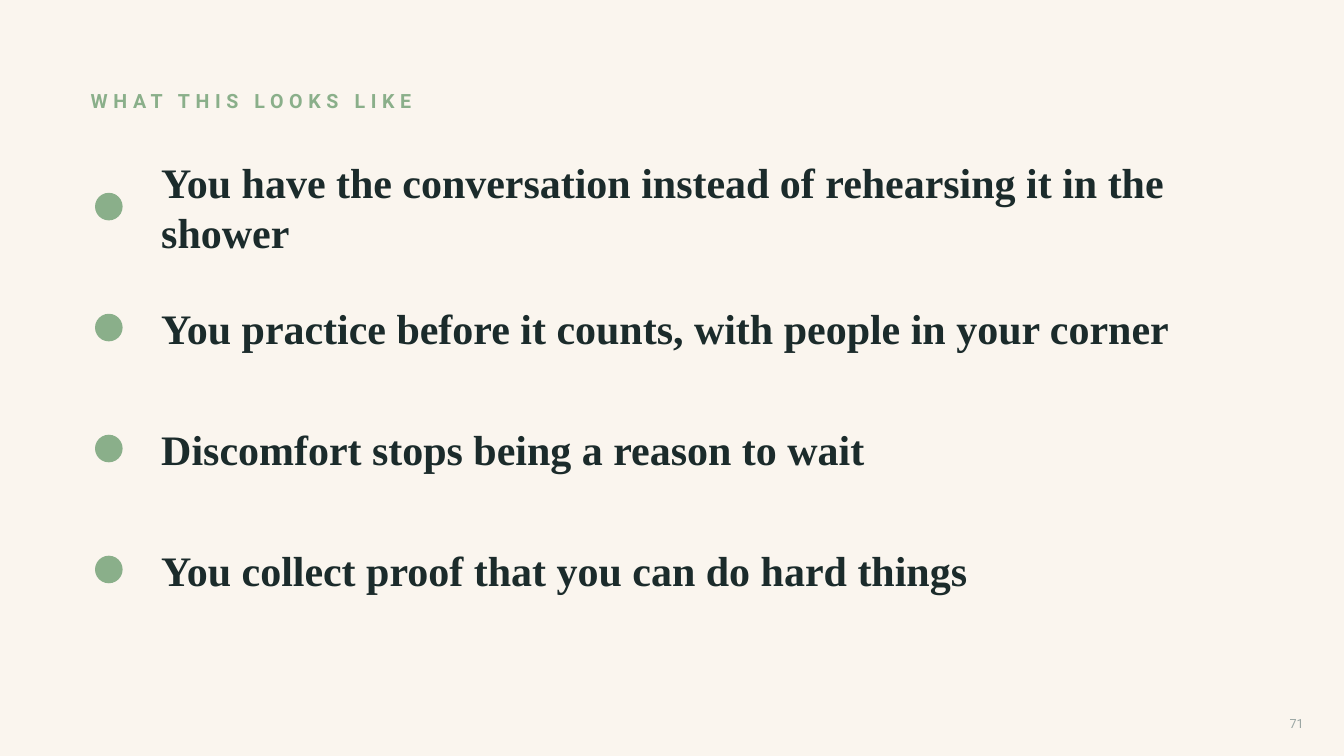
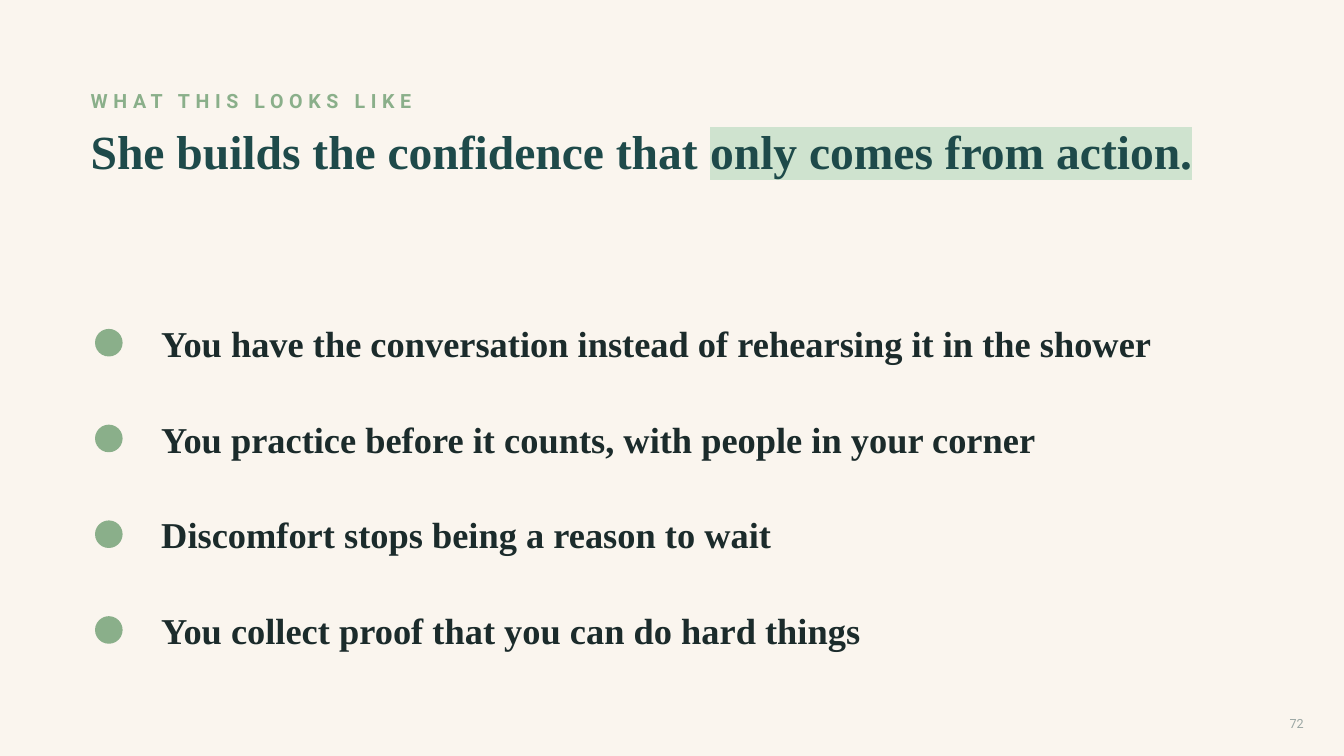
Before and after one commit to danielkelleyy/Beacon-Media, a slide deck: slide 72 of masterclass/tamara-lashchyk/Tamara-Masterclass-v3.pptx (slide 71 before the commit). Drawn at 1344x756 pixels with LibreOffice and Linux fonts; fonts in the diff are those of the drawing. Boxes give left, top, right and bottom in pixels: in the first picture for what was removed or moved away, otherwise in the second. Text is boxed around its words. In the diff, an @@ line names an element or a change of style, - is before the commit and + after.

```diff
--- a/masterclass/tamara-lashchyk/Tamara-Masterclass-v3.pptx
+++ b/masterclass/tamara-lashchyk/Tamara-Masterclass-v3.pptx
@@ text added at [91,135,1192,179], 34 pt, text #1E4A4A, bold @@
+She builds the confidence that only comes from action.
@@ size 30 to 26 pt in 4 elements at [161,618,860,651], [161,522,771,555], [161,427,1035,460], [161,331,1151,364] @@
@@ text "You have the conversation instead ...": place and size @@
-text "You have the conversation instead ..." at [161,168,1164,249]
+text "You have the conversation instead ..." at [161,331,1151,364]
@@ ellipse: place and size @@
-ellipse at [96,315,122,341]
+ellipse at [96,330,122,356]
@@ text "You practice before it counts, ...": place and size @@
-text "You practice before it counts, ..." at [161,314,1169,352]
+text "You practice before it counts, ..." at [161,427,1035,460]
@@ ellipse: place and size @@
-ellipse at [96,436,122,462]
+ellipse at [96,425,122,452]
@@ text "Discomfort stops being a reason ...": place and size @@
-text "Discomfort stops being a reason ..." at [161,435,864,473]
+text "Discomfort stops being a reason ..." at [161,522,771,555]
@@ ellipse: place and size @@
-ellipse at [96,557,122,583]
+ellipse at [96,521,122,547]
@@ text "You collect proof that you ...": place and size @@
-text "You collect proof that you ..." at [161,556,968,594]
+text "You collect proof that you ..." at [161,618,860,651]
@@ ellipse: place and size @@
-ellipse at [96,194,122,220]
+ellipse at [96,617,122,643]
@@ page number at [1290,719,1304,728]: text changed @@
-71
+72
```
Also in this commit, not shown: 7 other slides changed, 12 slides added, 16 slides removed, 5 other files.
